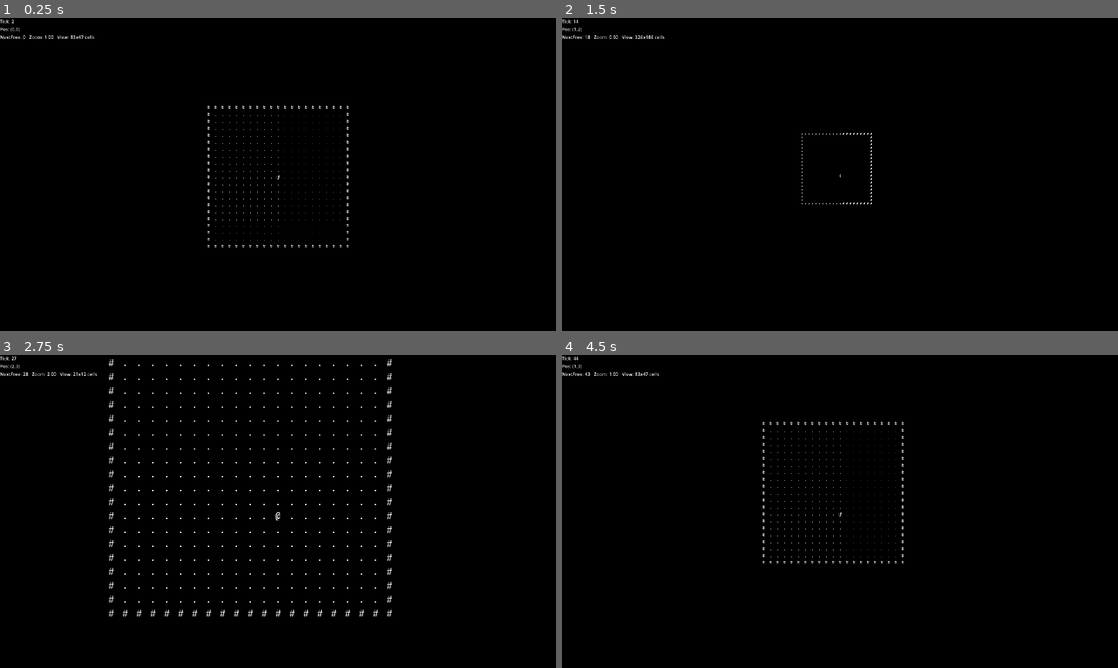
Above: before the commit, frames 1-4 (two rows, left to right).
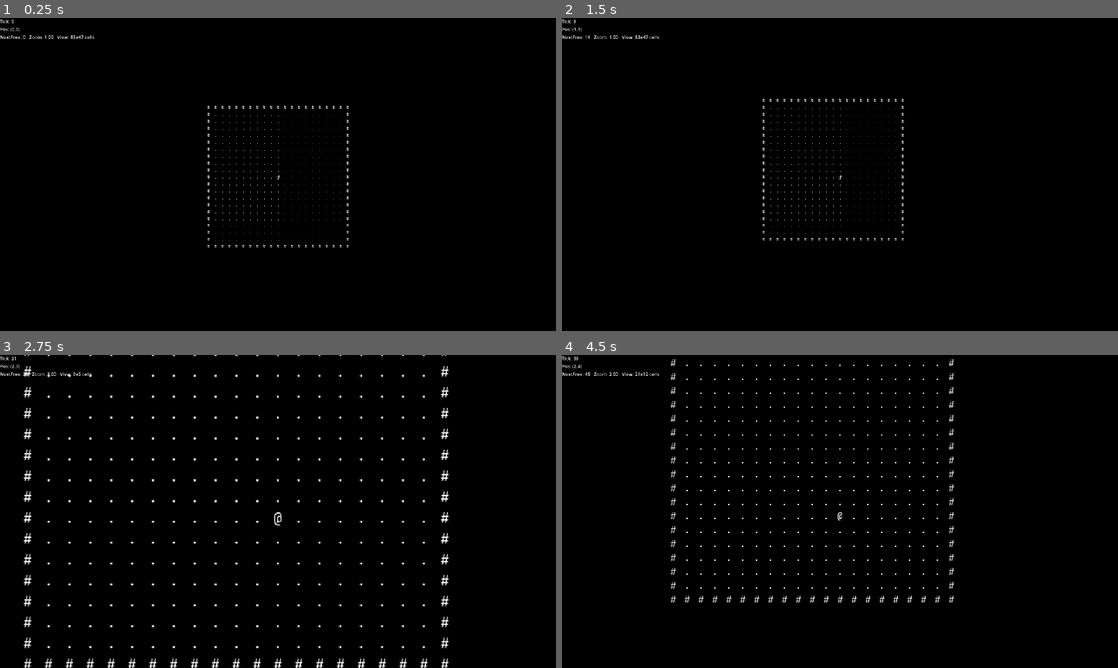
Above: after the commit, the same moments.

Repository: dumbmud/MUD
Game: Godot game, scene res://scenes/sim_manager.tscn
Two runs of this game, one before a commit and one after it. Both use one fixed random seed, a clock stepped at 60 frames per second and the inputs below.
Inputs (mouse positions are in pixels of both pictures, inside the frame that each line leads up to):
- Up to frame 1 (0.25 s): no input
- Up to frame 2 (1.5 s): tap Enter at 0.5 s; move the mouse to (962, 158) at 0.52 s; hold Keypad 3 (move_downright) 0.53-1.28 s; hold Mouse wheel up (zoom_in) 0.53-1.28 s; tap Tab (time_mode_toggle, bound only after the commit) at 0.8, 1.35 s; tap Middle mouse button (zoom_reset) at 1.25 s; move the mouse to (728, 190) at 1.27 s; hold Keypad 2 (move_down) from 1.28 s (still down)
- Up to frame 3 (2.75 s): tap Mouse wheel up (zoom_in) at 1.55 s; move the mouse to (333, 442) at 2.02 s; release Keypad 2 (move_down) at 2.03 s; hold Keypad 3 (move_downright) from 2.03 s (still down); hold Mouse wheel up (zoom_in) from 2.03 s (still down); tap Tab (time_mode_toggle, bound only after the commit) at 2.3 s
- Up to frame 4 (4.5 s): tap Middle mouse button (zoom_reset) at 2.75, 3.5, 4.15, 4.25 s; move the mouse to (812, 574) at 2.77 s; release Keypad 3 (move_downright) at 2.78 s; release Mouse wheel up (zoom_in) at 2.78 s; hold Keypad 8 (move_up) 2.78-3.53 s; tap Mouse wheel down (zoom_out) at 2.85 s; tap Mouse wheel up (zoom_in) at 3.05, 4.35 s; move the mouse to (1006, 558) at 3.52 s; hold Tab (time_mode_toggle, bound only after the commit) 3.53-4.28 s; hold Keypad 1 (move_downleft) from 3.53 s (still down); move the mouse to (673, 464) at 4.27 s

The runs differ from the first frame. In frame 1, less than 0.1% of the frame differs, in the area x 2-3%, y 0-2%; in frame 2, 0.5%; in frame 3, 3.9%, in the area x 2-81%, y 0-100%; in frame 4, 1.6%.

Commit message:
added time modes

Diff:
--- a/project.godot
+++ b/project.godot
@@ -88,6 +88,11 @@
 "events": [Object(InputEventMouseButton,"resource_local_to_scene":false,"resource_name":"","device":-1,"window_id":0,"a …(258 unchanged characters)…
 ]
 }
+time_mode_toggle={
+"deadzone": 0.2,
+"events": [Object(InputEventKey,"resource_local_to_scene":false,"resource_name":"","device":-1,"window_id":0,"alt_pressed":false,"shift_pressed":false,"ctrl_pressed":false,"meta_pressed":false,"pressed":false,"keycode":0,"physical_keycode":4194306,"key_label":0,"unicode":0,"location":0,"echo":false,"script":null)
+]
+}
 
 [rendering]
 
--- a/scenes/sim_manager.gd
+++ b/scenes/sim_manager.gd
@@ -1,27 +1,36 @@
 extends Node2D
 
-const CELL_PX: int = 24
-const GRID_W: int = 481
-const GRID_H: int = 271
+enum GameMode { TURN_BASED, REAL_TIME }
+@export var mode: GameMode = GameMode.TURN_BASED
+
+const CELL_PX := 24
+const GRID_W := 481
+const GRID_H := 271
 
 var visible_w := 0
 var visible_h := 0
 
-const TICK_SEC: float = 0.1
-var acc: float = 0.0
-var tick_count: int = 0
+const TICK_SEC := 0.1
+var acc := 0.0
+var tick_count := 0
 
-const COST_CARDINAL: int = 5
-const COST_DIAGONAL: int = 7
-var next_free_tick: int = 0
+const COST_CARDINAL := 5
+const COST_DIAGONAL := 7
+var next_free_tick := 0
 
-var player_pos: Vector2i = Vector2i(0, 0)
+var player_pos := Vector2i.ZERO
+var ticks_running := false
 
 var zoom_levels: Array[float] = [0.1, 0.5, 1.0, 2.0, 3.0, 4.0]
-var zoom_index: int = 2  # default = 1.0
+var zoom_index := 2
 
+var queued_dir := Vector2i.ZERO
 
-var queued_dir: Vector2i = Vector2i.ZERO
+# NEW: action state
+var action_active := false
+var action_dir := Vector2i.ZERO
+var action_target := Vector2i.ZERO
+var action_end_tick := 0
 
 @onready var cam: Camera2D = $Camera
 @onready var console: Console = $Console
@@ -29,17 +38,13 @@
 
 func _ready() -> void:
 	cam.position = Vector2.ZERO
-	cam.make_current()
 	get_viewport().size_changed.connect(_on_view_changed)
 	_apply_zoom()
 	console.configure(CELL_PX, visible_w, visible_h, GRID_W, GRID_H)
 	console.redraw(player_pos, Callable(self, "get_world_glyph"))
-
+	ui.set_debug(tick_count, player_pos, next_free_tick, zoom_levels[zoom_index], visible_w, visible_h)
 
 func _input(event: InputEvent) -> void:
-	# Movement uses GUI-defined actions:
-	# move_up, move_down, move_left, move_right,
-	# move_upleft, move_upright, move_downleft, move_downright
 	if event.is_action_pressed("move_up"):           _queue_dir(Vector2i(0, -1))
 	elif event.is_action_pressed("move_down"):       _queue_dir(Vector2i(0, 1))
 	elif event.is_action_pressed("move_left"):       _queue_dir(Vector2i(-1, 0))
@@ -49,7 +54,13 @@
 	elif event.is_action_pressed("move_downleft"):   _queue_dir(Vector2i(-1, 1))
 	elif event.is_action_pressed("move_downright"):  _queue_dir(Vector2i(1, 1))
 
-	# Optional zoom actions if you created them in the GUI:
+	if event.is_action_pressed("time_mode_toggle"):
+		mode = GameMode.REAL_TIME if mode == GameMode.TURN_BASED else GameMode.TURN_BASED
+		if mode == GameMode.REAL_TIME:
+			ticks_running = true
+		elif !action_active and _held_dir() == Vector2i.ZERO:
+			ticks_running = false
+
 	if event.is_action_pressed("zoom_in"):
 		zoom_index = clamp(zoom_index + 1, 0, zoom_levels.size() - 1)
 		_apply_zoom()
@@ -57,25 +68,35 @@
 		zoom_index = clamp(zoom_index - 1, 0, zoom_levels.size() - 1)
 		_apply_zoom()
 	elif event.is_action_pressed("zoom_reset"):
-		zoom_index = 1
+		zoom_index = 2
 		_apply_zoom()
+
+func _queue_dir(d: Vector2i) -> void:
+	queued_dir = d
+	_try_start_action(queued_dir)
+
+func _held_dir() -> Vector2i:
+	var x := int(Input.is_action_pressed("move_right")) - int(Input.is_action_pressed("move_left"))
+	var y := int(Input.is_action_pressed("move_down")) - int(Input.is_action_pressed("move_up"))
+	var v := Vector2i(x, y)
+	if v == Vector2i.ZERO:
+		if Input.is_action_pressed("move_upleft"): v = Vector2i(-1, -1)
+		elif Input.is_action_pressed("move_upright"): v = Vector2i(1, -1)
+		elif Input.is_action_pressed("move_downleft"): v = Vector2i(-1, 1)
+		elif Input.is_action_pressed("move_downright"): v = Vector2i(1, 1)
+	return v
 
 func _on_view_changed() -> void:
 	_update_visible()
 	console.configure(CELL_PX, visible_w, visible_h, GRID_W, GRID_H)
-
 
 func _update_visible() -> void:
 	var vp_px := get_viewport_rect().size
 	var z := cam.zoom.x
 	visible_w = int(ceil(vp_px.x / (CELL_PX * z))) + 2
 	visible_h = int(ceil(vp_px.y / (CELL_PX * z))) + 2
-	if (visible_w & 1) == 0: visible_w += 1   # make odd
+	if (visible_w & 1) == 0: visible_w += 1
 	if (visible_h & 1) == 0: visible_h += 1
-
-func _queue_dir(d: Vector2i) -> void:
-	if queued_dir == Vector2i.ZERO:
-		queued_dir = d
 
 func _apply_zoom() -> void:
 	var z: float = zoom_levels[zoom_index]
@@ -83,30 +104,61 @@
 	_update_visible()
 
 func _process(dt: float) -> void:
-	acc += dt
-	while acc >= TICK_SEC:
-		_tick()
-		acc -= TICK_SEC
+	if mode == GameMode.REAL_TIME or (mode == GameMode.TURN_BASED and ticks_running):
+		acc += dt
+		while acc >= TICK_SEC:
+			_tick()
+			acc -= TICK_SEC
 
 func _tick() -> void:
 	tick_count += 1
-	_process_actions()
+
+	# 1) Finish action at its end tick
+	if action_active and tick_count >= action_end_tick:
+		action_active = false
+		player_pos = action_target
+
+	# 2) If free, decide next step
+	if !action_active and tick_count >= next_free_tick:
+		var dir := queued_dir
+		if dir == Vector2i.ZERO:
+			dir = _held_dir()
+
+		if dir != Vector2i.ZERO:
+			_try_start_action(dir)  # starts now, completes in future ticks
+		else:
+			if mode == GameMode.REAL_TIME:
+				next_free_tick = tick_count + 1  # idle exactly one tick
+			else:
+				ticks_running = false
+				acc = 0.0
+
+	# 3) draw
 	console.redraw(player_pos, Callable(self, "get_world_glyph"))
 	ui.set_debug(tick_count, player_pos, next_free_tick, zoom_levels[zoom_index], visible_w, visible_h)
 
-func _process_actions() -> void:
-	if tick_count < next_free_tick:
-		return
-	if queued_dir == Vector2i.ZERO:
-		return
-	var diag: bool = (abs(queued_dir.x) + abs(queued_dir.y)) == 2
-	var cost: int = COST_DIAGONAL if diag else COST_CARDINAL
-	var target: Vector2i = player_pos + queued_dir
-	if _is_passable(target):
-		player_pos = target
-		next_free_tick = tick_count + cost
+func _try_start_action(dir: Vector2i) -> void:
+	if action_active: return
+	if dir == Vector2i.ZERO: return
+	var target := player_pos + dir
+	if !_is_passable(target): return
+
+	var cost := _cost_for_dir(dir)
+	action_active = true
+	action_dir = dir
+	action_target = target
+	action_end_tick = tick_count + cost
+	next_free_tick = action_end_tick
 	queued_dir = Vector2i.ZERO
 
+	if mode == GameMode.TURN_BASED and !ticks_running:
+		ticks_running = true
+		acc = 0.0
+
+func _cost_for_dir(d: Vector2i) -> int:
+	return COST_DIAGONAL if (abs(d.x) + abs(d.y) == 2) else COST_CARDINAL
+
+# passability/world unchanged
 func _is_in_room(p: Vector2i) -> bool:
 	return p.x >= -10 and p.x <= 10 and p.y >= -10 and p.y <= 10
 
--- a/scenes/sim_manager.tscn
+++ b/scenes/sim_manager.tscn
@@ -13,7 +13,6 @@
 [node name="Console" type="Node2D" parent="."]
 script = ExtResource("2_h4prr")
 font = ExtResource("3_h4prr")
-font_size = null
 
 [node name="UI" type="CanvasLayer" parent="."]
 
